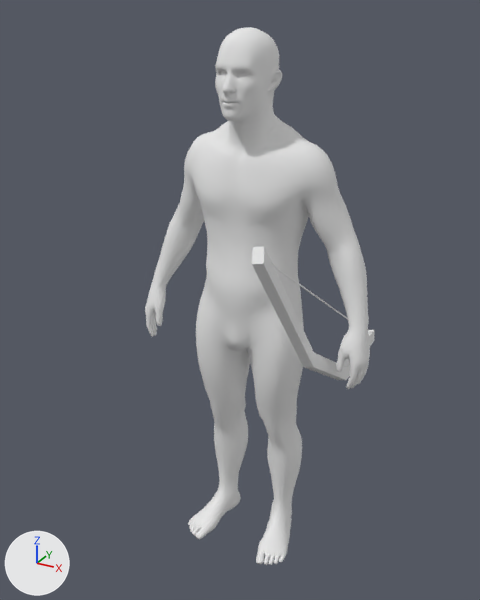
A saved change to the glTF model Statics/LIFESHAVE/walk6.glb.
Both versions are drawn from a 50 mm lens placed at (0.925, -1.746, 1.818), pointed at (-0.036, 0.001, 0.945). The axes (+X, +Y, +Z) are drawn at lower left. The lights are the same throughout. Vertices at the same position are counted once.

The scene before the commit, as lines of its bpy script (objects in view):
```python
me_realistic_white_male_low_poly_default_obj_001_0 = bpy.data.meshes.new('Realistic_White_Male_Low_Poly_Default OBJ.001_0')
me_realistic_white_male_low_poly_default_obj_001_0.from_pydata(...)  # 4944 vertices, 9884 faces; spans x -0.41..0.41, y -0.16..0.16, z 0.0..1.75
me_realistic_white_male_low_poly_default_obj_001_0.materials.append(mat_default_obj_001)  # white #e7e7e7
me_円柱 = bpy.data.meshes.new('円柱')
me_円柱.from_pydata(...)  # 24 vertices, 44 faces; spans x 0.05..0.06, y 0.0, z -0.81..0.82
me_立方体 = bpy.data.meshes.new('立方体')
me_立方体.from_pydata(...)  # 28 vertices, 52 faces; spans x -0.17..0.07, y -0.02..0.02, z -0.85..0.85
ob_realistic_white_male_low_poly_default_obj_001_0 = bpy.data.objects.new('Realistic_White_Male_Low_Poly_Default OBJ.001_0', me_realistic_white_male_low_poly_default_obj_001_0)
ob_realistic_white_male_low_poly_default_obj_001_0.location = (0.0, 0.0, 0.02)
ob_円柱 = bpy.data.objects.new('円柱', me_円柱)
ob_円柱.location = (0.248, 0.064, 0.906)
ob_円柱.rotation_euler = (-0.341, -0.95, 1.985)  # degrees (-20, -54, 114)
ob_円柱.scale = (1.0, 0.7, 0.7)
ob_立方体 = bpy.data.objects.new('立方体', me_立方体)
ob_立方体.location = (0.248, 0.064, 0.906)
ob_立方体.rotation_euler = (-0.341, -0.95, 1.985)  # degrees (-20, -54, 114)
ob_立方体.scale = (1.0, 0.7, 0.7)
```
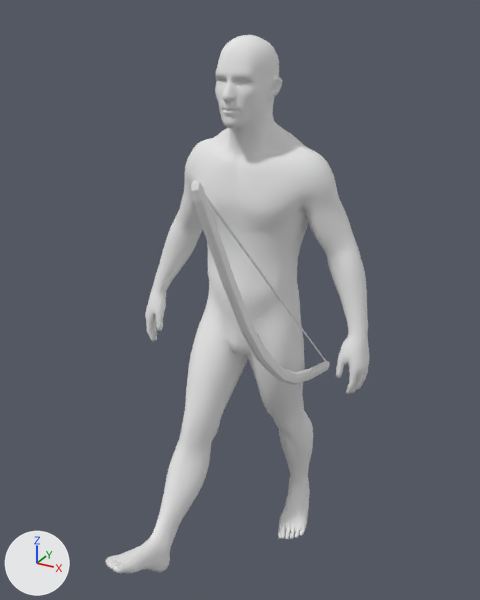
Diff of the bpy script that builds the scene:
```diff
--- a/Statics/LIFESHAVE/walk6.glb.py
+++ b/Statics/LIFESHAVE/walk6.glb.py
@@ me_realistic_white_male_low_poly_default_obj_001_0 @@
 # used by ob_realistic_white_male_low_poly_default_obj_001_0; location = (0.0, 0.0, 0.02)
-me_realistic_white_male_low_poly_default_obj_001_0.from_pydata(...)  # 4944 vertices, 9884 faces; spans x -0.41..0.41, y -0.16..0.16, z 0.0..1.75
+me_realistic_white_male_low_poly_default_obj_001_0.from_pydata(...)  # 4944 vertices, 9884 faces; spans x -0.41..0.41, y -0.61..0.28, z -0.01..1.75
+# me_realistic_white_male_low_poly_default_obj_001_0 part 1: 1455 of 4944 vertices moved; they spanned x -0.2..0.2, y -0.16..0.14, z 0.0..1.07 and now span x -0.2..0.2, y -0.61..0.28, z -0.01..1.07; mean shift (0.0, -0.1, 0.06); largest move (-0.13, -0.15, 0.0) -> (-0.13, -0.61, 0.27)
 me_realistic_white_male_low_poly_default_obj_001_0.materials.append(mat_default_obj_001)
@@ ob_realistic_white_male_low_poly_default_obj_001_0 @@
 ob_realistic_white_male_low_poly_default_obj_001_0 = bpy.data.objects.new('Realistic_White_Male_Low_Poly_Default OBJ.001_0', me_realistic_white_male_low_poly_default_obj_001_0)
-ob_realistic_white_male_low_poly_default_obj_001_0.location = (0.0, 0.0, 0.02)
+ob_realistic_white_male_low_poly_default_obj_001_0.location = (0.0, 0.0, 0.001)
@@ ob_円柱 @@
 ob_円柱 = bpy.data.objects.new('円柱', me_円柱)
-ob_円柱.location = (0.248, 0.064, 0.906)
-ob_円柱.rotation_euler = (-0.341, -0.95, 1.985)  # degrees (-20, -54, 114)
+ob_円柱.location = (0.21, -0.236, 1.042)
+ob_円柱.rotation_euler = (-0.23, -0.762, 1.901)  # degrees (-13, -44, 109)
 ob_円柱.scale = (1.0, 0.7, 0.7)
@@ ob_立方体 @@
 ob_立方体 = bpy.data.objects.new('立方体', me_立方体)
-ob_立方体.location = (0.248, 0.064, 0.906)
-ob_立方体.rotation_euler = (-0.341, -0.95, 1.985)  # degrees (-20, -54, 114)
+ob_立方体.location = (0.21, -0.236, 1.042)
+ob_立方体.rotation_euler = (-0.23, -0.762, 1.901)  # degrees (-13, -44, 109)
 ob_立方体.scale = (1.0, 0.7, 0.7)
```

Where the change shows, as pixel boxes (x1, y1, x2, y2) in the pictures (480 x 600 px; the box of a moved part takes in the faces that stretch with it):
'Realistic_White_Male_Low_Poly_Default OBJ.001_0', reshaped, moved (17% wider)
    before: (145, 27, 370, 565)
    after: (105, 35, 369, 573)
'立方体', moved, turned
    before: (252, 246, 374, 380)
    after: (191, 179, 330, 385)
'円柱', moved, turned
    before: (273, 265, 348, 320)
    after: (206, 196, 326, 361)
part 1 of me_realistic_white_male_low_poly_default_obj_001_0, moved or reshaped
    before: (188, 258, 304, 565)
    after: (105, 264, 313, 573)
